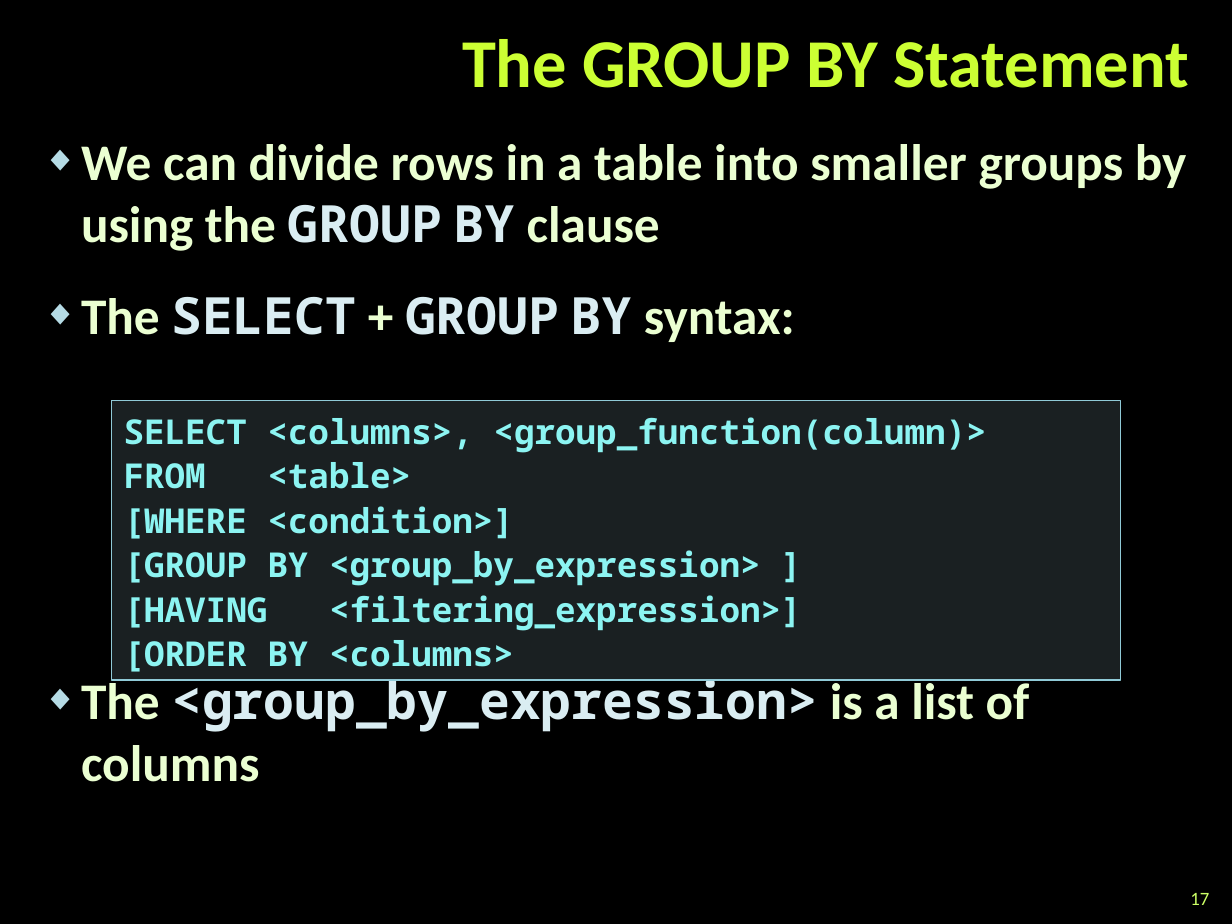
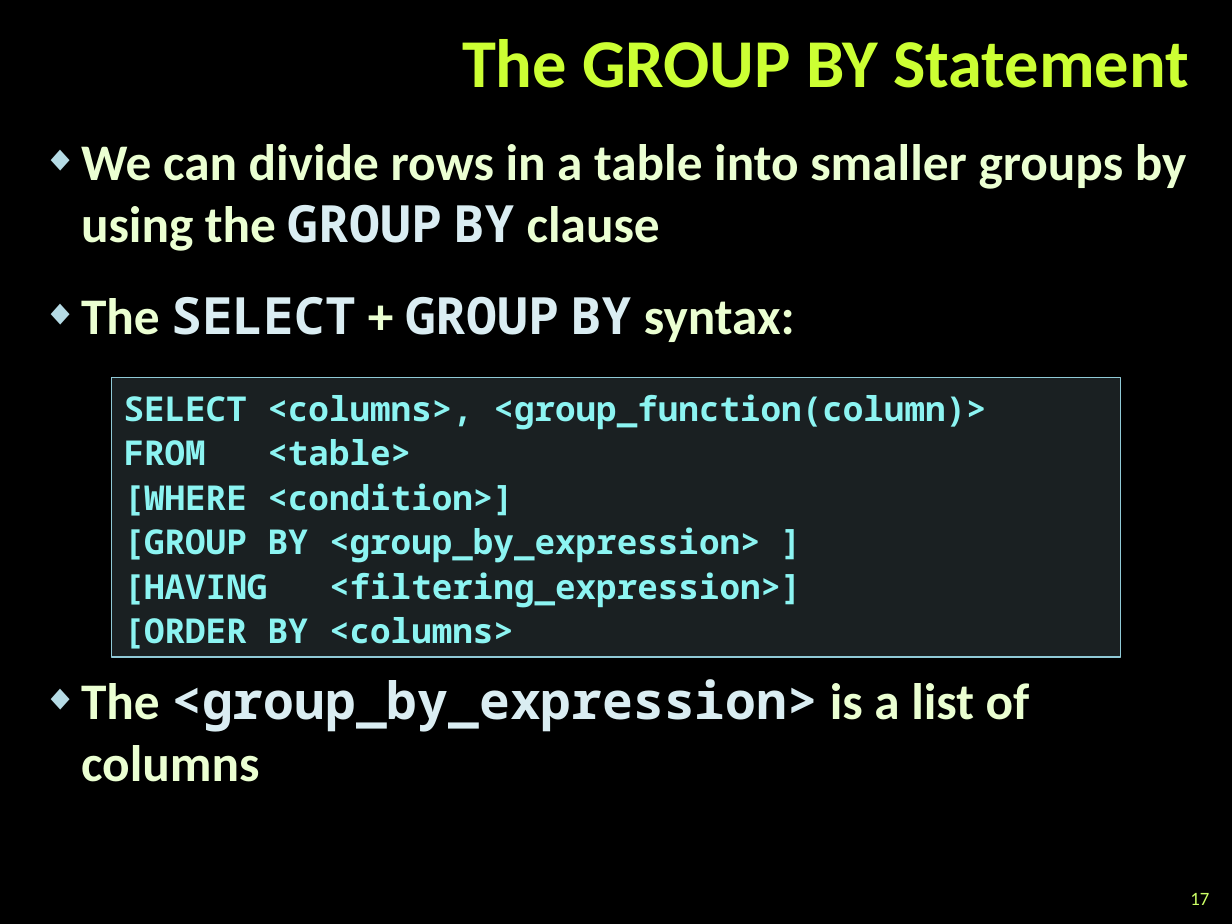
Before and after one commit to martin-nikolov/Telerik-Academy, a slide deck: slide 17 of Databases/05. Advanced SQL/Advanced-SQL.pptx. Drawn at 1232x924 pixels with LibreOffice and Linux fonts; fonts in the diff are those of the drawing; background and template pictures are left out. Boxes give left, top, right and bottom in pixels: in the first picture for what was removed or moved away, otherwise in the second. Text is boxed around its words. In the diff, an @@ line names an element or a change of style, - is before the commit and + after.

```diff
--- a/Databases/05. Advanced SQL/Advanced-SQL.pptx
+++ b/Databases/05. Advanced SQL/Advanced-SQL.pptx
@@ rectangle "SELECT <columns>, <group_function(column)>": place and size @@
-rectangle "SELECT <columns>, <group_function(column)>" at (111,400,1120,680)
+rectangle "SELECT <columns>, <group_function(column)>" at (111,377,1120,657)
```
Also in this commit, not shown: 9 other slides changed, 4 other files.
